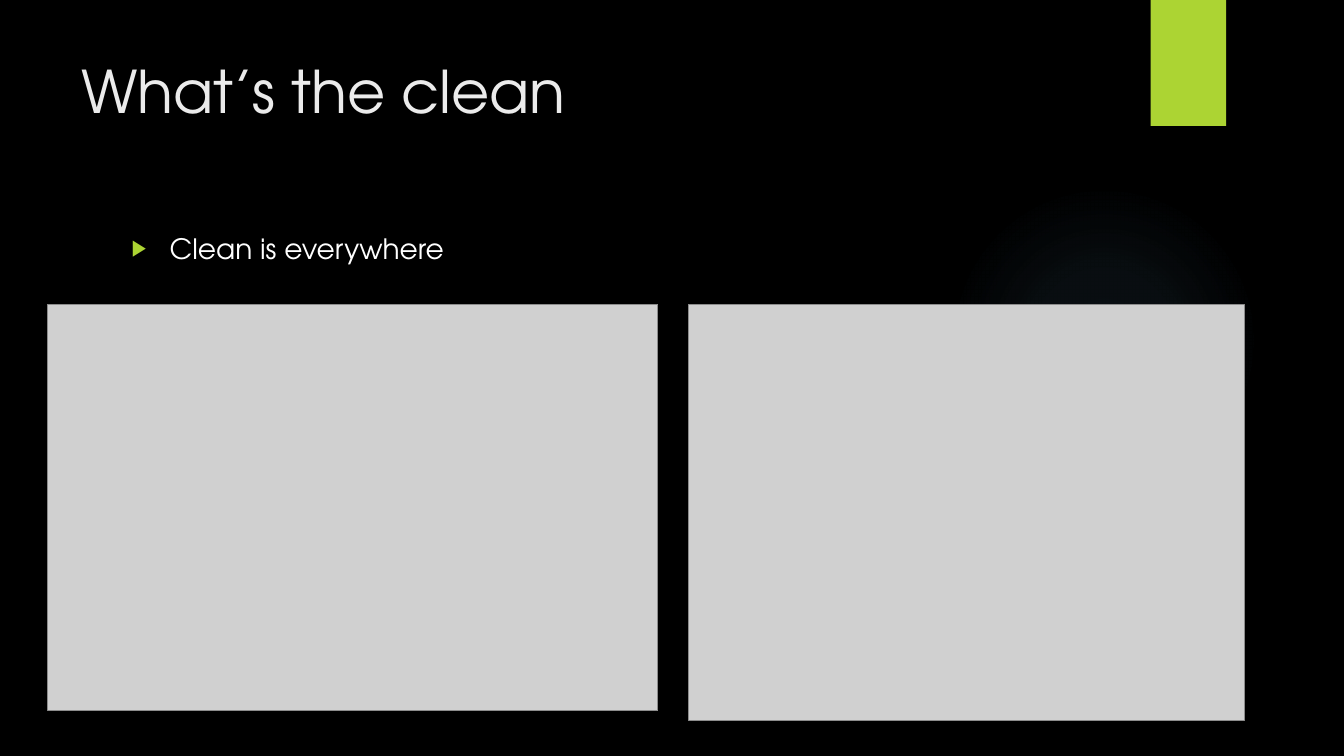
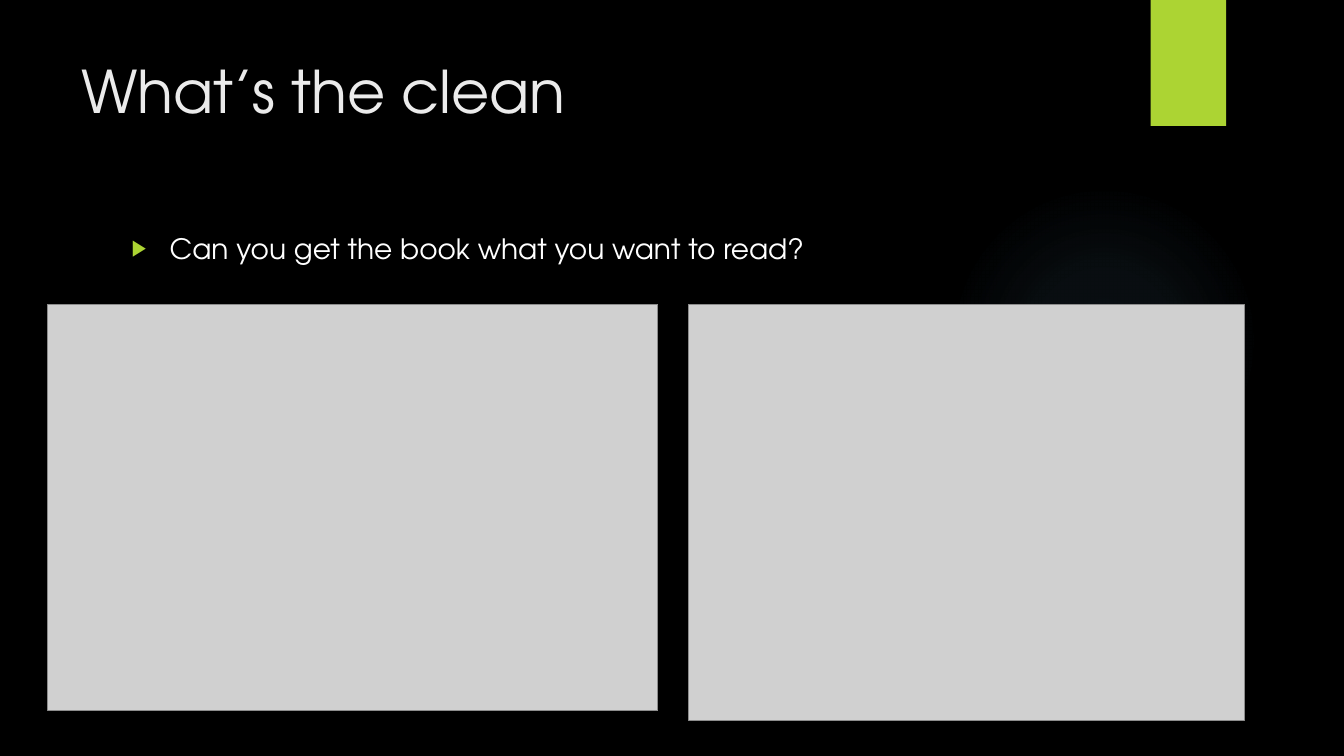
Before and after one commit to wanglifeng/PPT, a slide deck: slide 3 of Clean Code.pptx. Drawn at 1344x756 pixels with LibreOffice and Linux fonts; fonts in the diff are those of the drawing; grey boxes stand for pictures; background and template pictures are left out. Boxes give left, top, right and bottom in pixels: in the first picture for what was removed or moved away, otherwise in the second. Text is boxed around its words. In the diff, an @@ line names an element or a change of style, - is before the commit and + after.

```diff
--- a/Clean Code.pptx
+++ b/Clean Code.pptx
@@ text at [170,238,804,265]: text changed @@
-▶ Clean is everywhere
+▶ Can you get the book what you want to read?
```
Also in this commit, not shown: 12 slides added, 1 slide removed.
